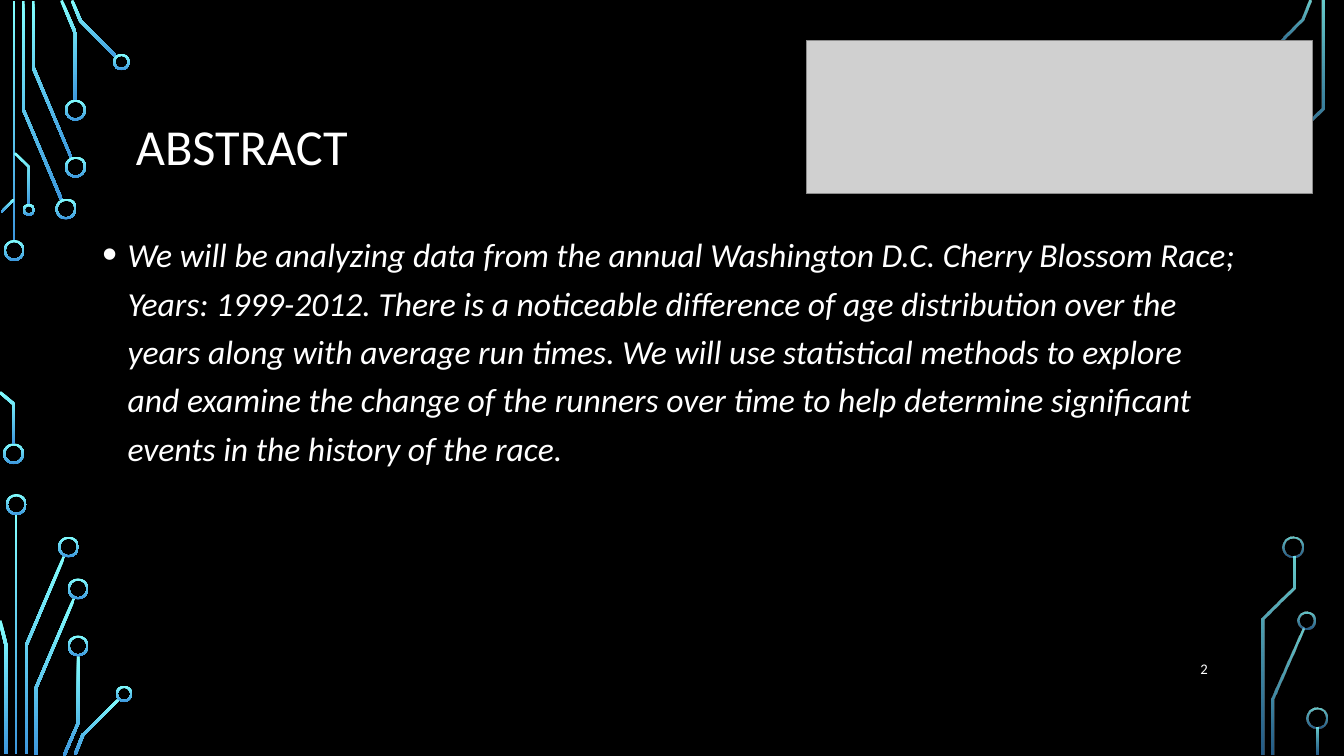
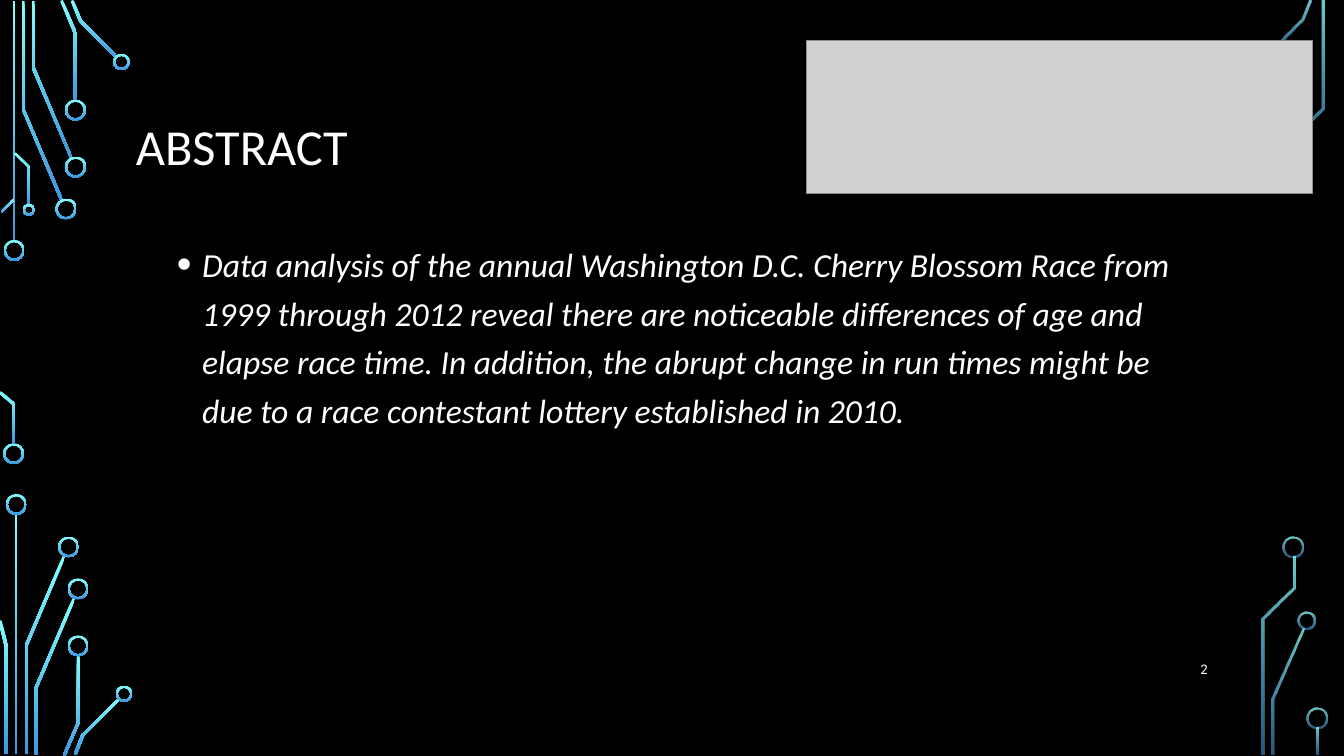
Before and after one commit to elkinst65/QTW_08, a slide deck: slide 2 of infographic.pptx. Drawn at 1344x756 pixels with LibreOffice and Linux fonts; fonts in the diff are those of the drawing; grey boxes stand for pictures; background and template pictures are left out. Boxes give left, top, right and bottom in pixels: in the first picture for what was removed or moved away, otherwise in the second. Text is boxed around its words. In the diff, an @@ line names an element or a change of style, - is before the commit and + after.

```diff
--- a/infographic.pptx
+++ b/infographic.pptx
@@ text at (x1=202, y1=253, x2=1170, y2=429): text changed @@
-• We will be analyzing data from the annual Washington D.C. Cherry Blossom Race; Years: 1999-2012. There is a noticeable difference of age distribution over the years along with average run times. We will use statistical methods to explore and examine the change of the runners over time to help determine significant events in the history of the race.
+• Data analysis of the annual Washington D.C. Cherry Blossom Race from 1999 through 2012 reveal there are noticeable differences of age and elapse race time. In addition, the abrupt change in run times might be due to a race contestant lottery established in 2010.
```
Also in this commit, not shown: 17 other slides changed, 1 slide added, 1 other file.
